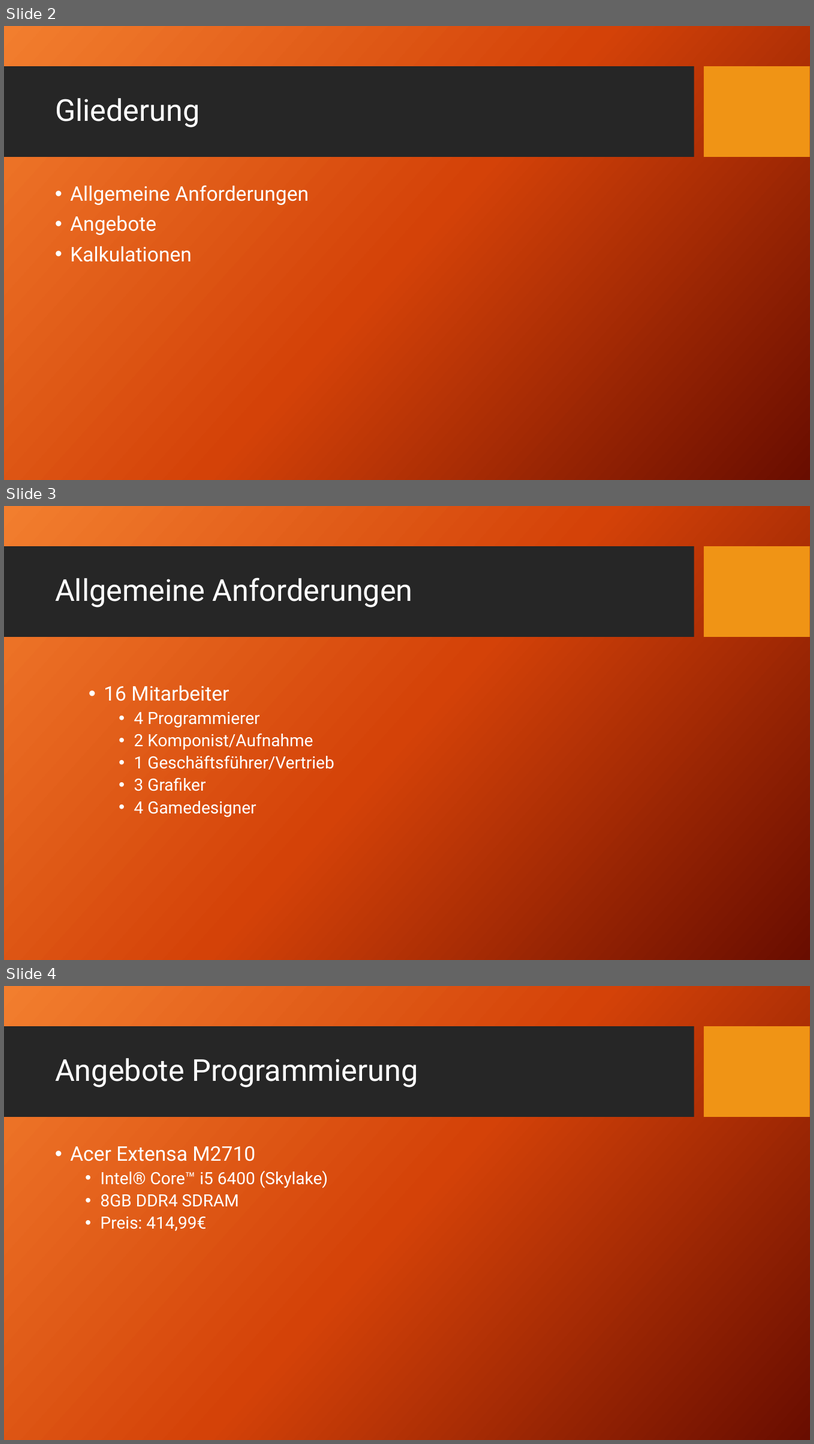
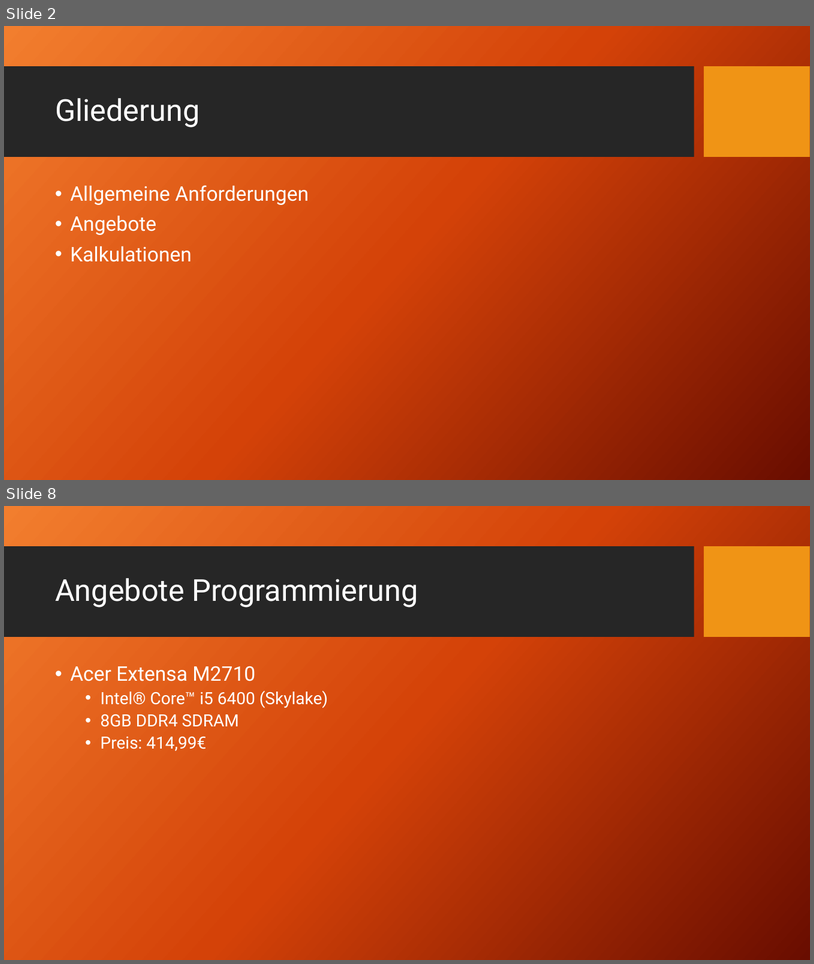
Before and after one commit to HaJaReDeluxe/mintBerryCrunchGames, a slide deck: Angebot für mintBerryCrunchGames GmbH.pptx. Shown one above the other, each under a label of ours: slides 2, 3 and 4 before the commit, slides 2 and 8 after it; the slides between them are not shown. The pictures are 814x1444 and 814x964 pixels, drawn with LibreOffice and Linux fonts; fonts in the diff are those of the drawing; background and template pictures are left out. Boxes give left, top, right and bottom in pixels: in the first picture for what was removed or moved away, otherwise in the second. Text is boxed around its words. In the diff, an @@ line names an element or a change of style, - is before the commit and + after.

```diff
--- a/Angebot für mintBerryCrunchGames GmbH.pptx
+++ b/Angebot für mintBerryCrunchGames GmbH.pptx
@@ slide 3 removed at (4,506,810,960), background picture (left out); not listed: 2 template elements that a slide beside it also shows @@
@@ title removed at (55,577,413,607) @@
-Allgemeine Anforderungen
@@ text removed at (104,685,334,817) @@
-• 16 Mitarbeiter
-  • 4 Programmierer
-  • 2 Komponist/Aufnahme
-  • 1 Geschäftsführer/Vertrieb
-  • 3 Grafiker
-  • 4 Gamedesigner
@@ what was slide 4 is now slide 8 @@
```
Also in this commit, not shown: 5 slides added, 1 other file.
